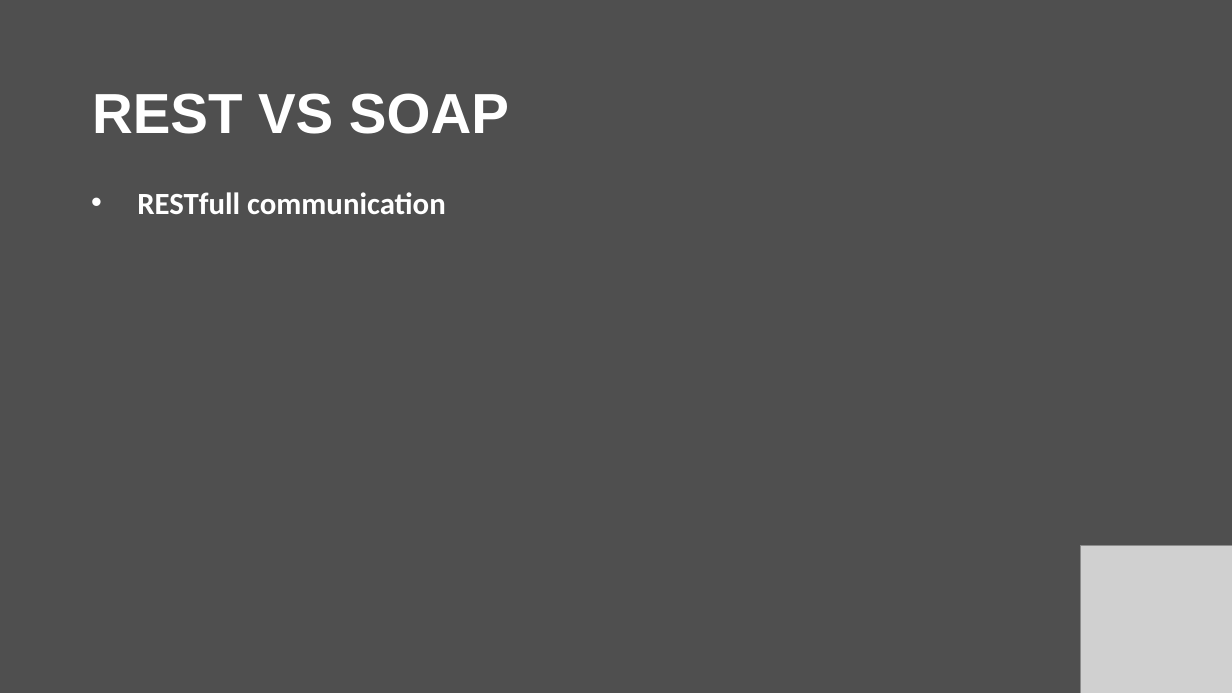
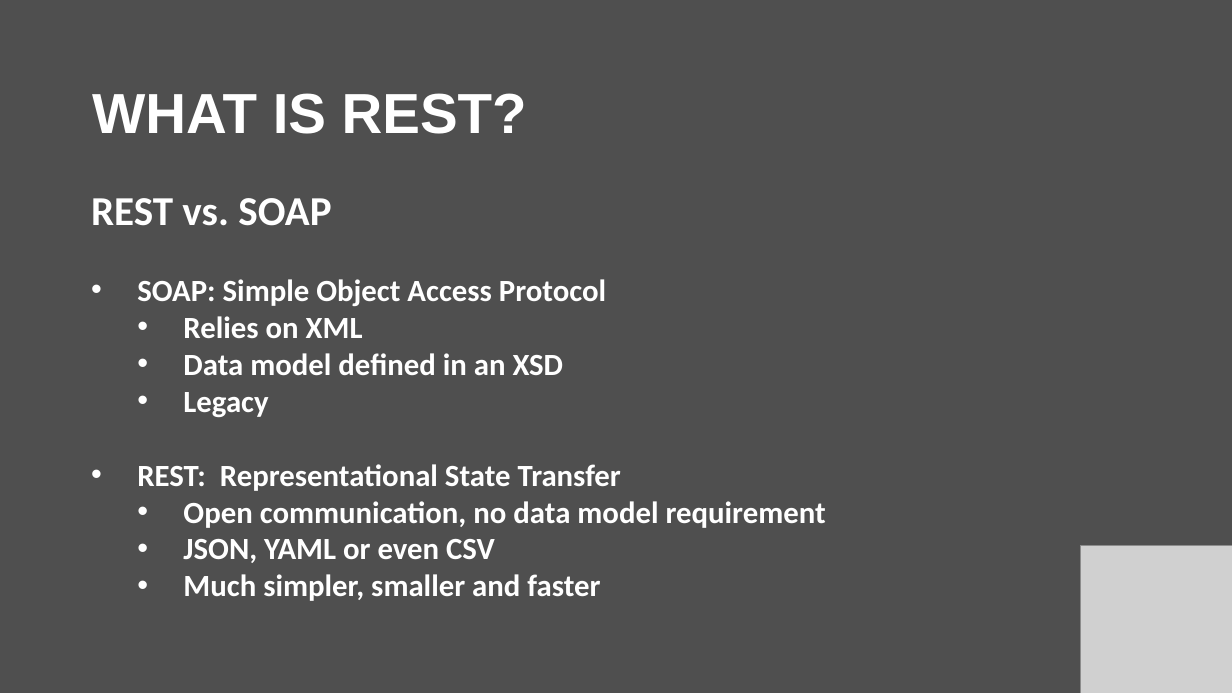
Before and after one commit to muratcanozdemir/python_api, a slide deck: slide 5 of presentation_python_API.pptx (slide 6 before the commit). Drawn at 1232x693 pixels with LibreOffice and Linux fonts; fonts in the diff are those of the drawing; grey boxes stand for pictures. Boxes give left, top, right and bottom in pixels: in the first picture for what was removed or moved away, otherwise in the second. Text is boxed around its words. In the diff, an @@ line names an element or a change of style, - is before the commit and + after.

```diff
--- a/presentation_python_API.pptx
+++ b/presentation_python_API.pptx
@@ title at [92,93,527,134]: text changed @@
-REST VS SOAP
+WHAT IS REST?
@@ text at [91,198,826,601]: text changed @@
-• RESTfull communication
+REST vs. SOAP
+• SOAP: Simple Object Access Protocol
+  • Relies on XML
+  • Data model defined in an XSD
+  • Legacy
+• REST: Representational State Transfer
+  • Open communication, no data model requirement
+  • JSON, YAML or even CSV
+  • Much simpler, smaller and faster
```
Also in this commit, not shown: 2 other slides changed, 8 slides added, 15 other files.
